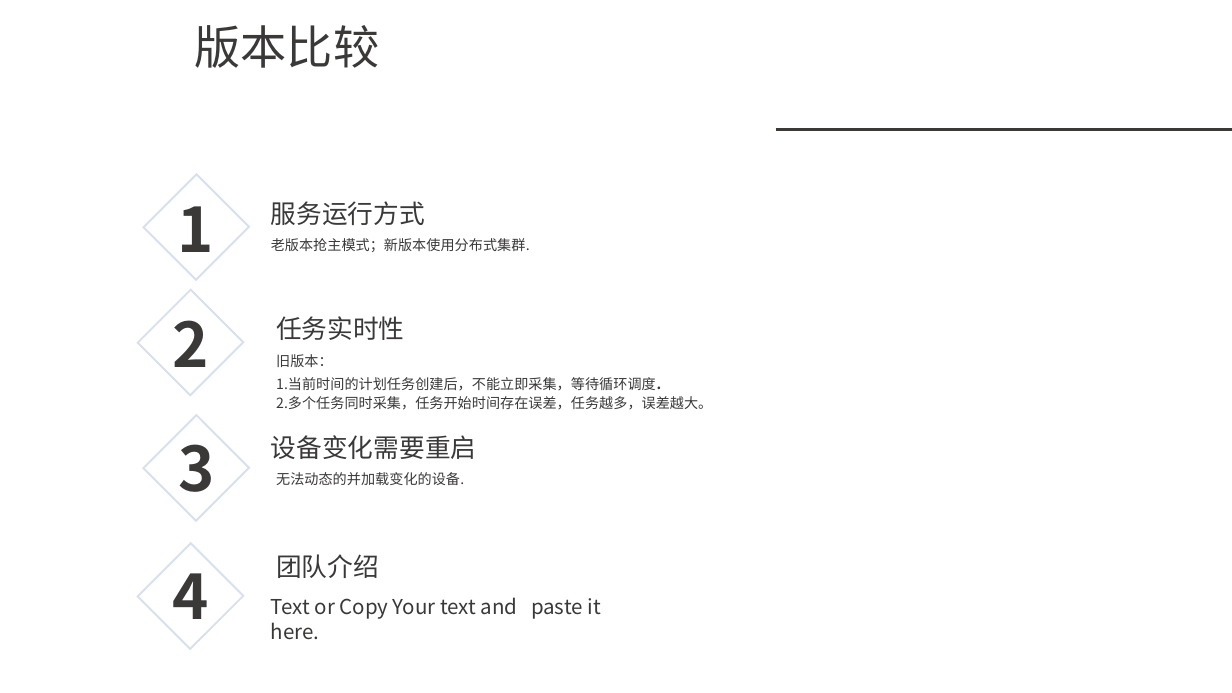
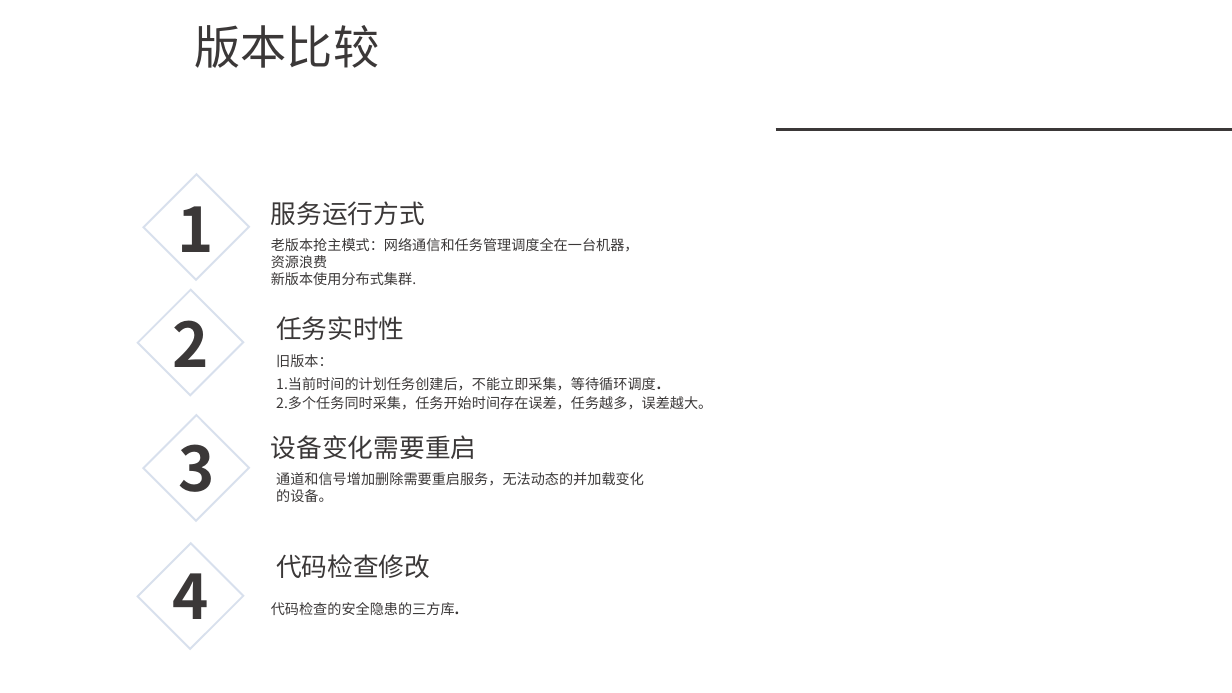
Before and after one commit to xuecat/IngestTask, a slide deck: slide 2 of ingesttask.pptx. Drawn at 1232x693 pixels with LibreOffice and Linux fonts; fonts in the diff are those of the drawing; background and template pictures are left out. Boxes give left, top, right and bottom in pixels: in the first picture for what was removed or moved away, otherwise in the second. Text is boxed around its words. In the diff, an @@ line names an element or a change of style, - is before the commit and + after.

Commit message:
修改一点东西

```diff
--- a/ingesttask.pptx
+++ b/ingesttask.pptx
@@ text at box(271, 238, 639, 285): text changed @@
-老版本抢主模式；新版本使用分布式集群.
+老版本抢主模式：网络通信和任务管理调度全在一台机器，资源浪费
+新版本使用分布式集群.
@@ text at box(276, 472, 644, 502): text changed @@
-无法动态的并加载变化的设备.
+通道和信号增加删除需要重启服务，无法动态的并加载变化的设备。
@@ text at box(276, 554, 430, 578): text changed @@
-团队介绍
+代码检查修改
@@ text at box(271, 602, 455, 615): text changed; size 16 to 11 pt @@
-Text or Copy Your text and paste it here.
+代码检查的安全隐患的三方库.
```
Also in this commit, not shown: 1 other slide changed, 1 slide added, 3 other files.
